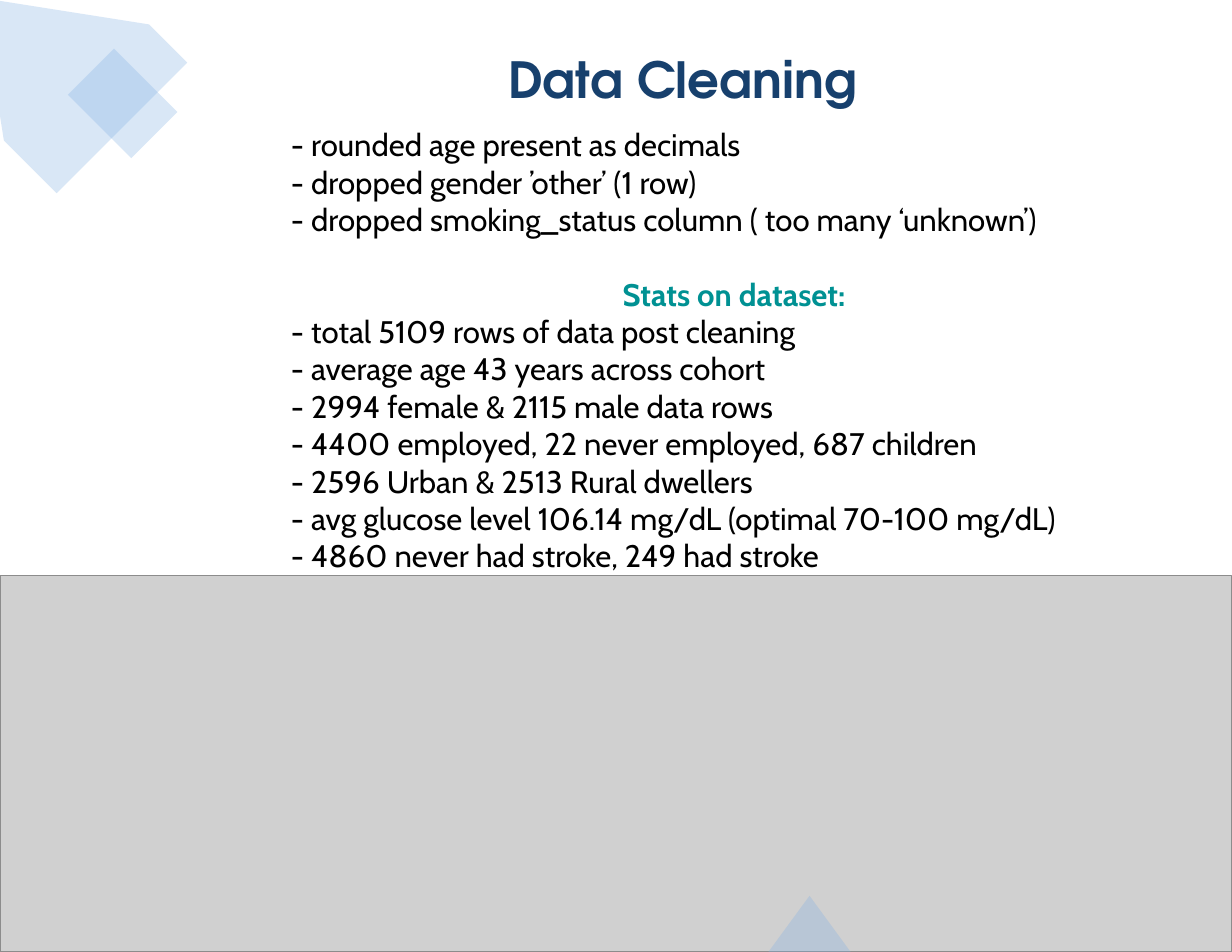
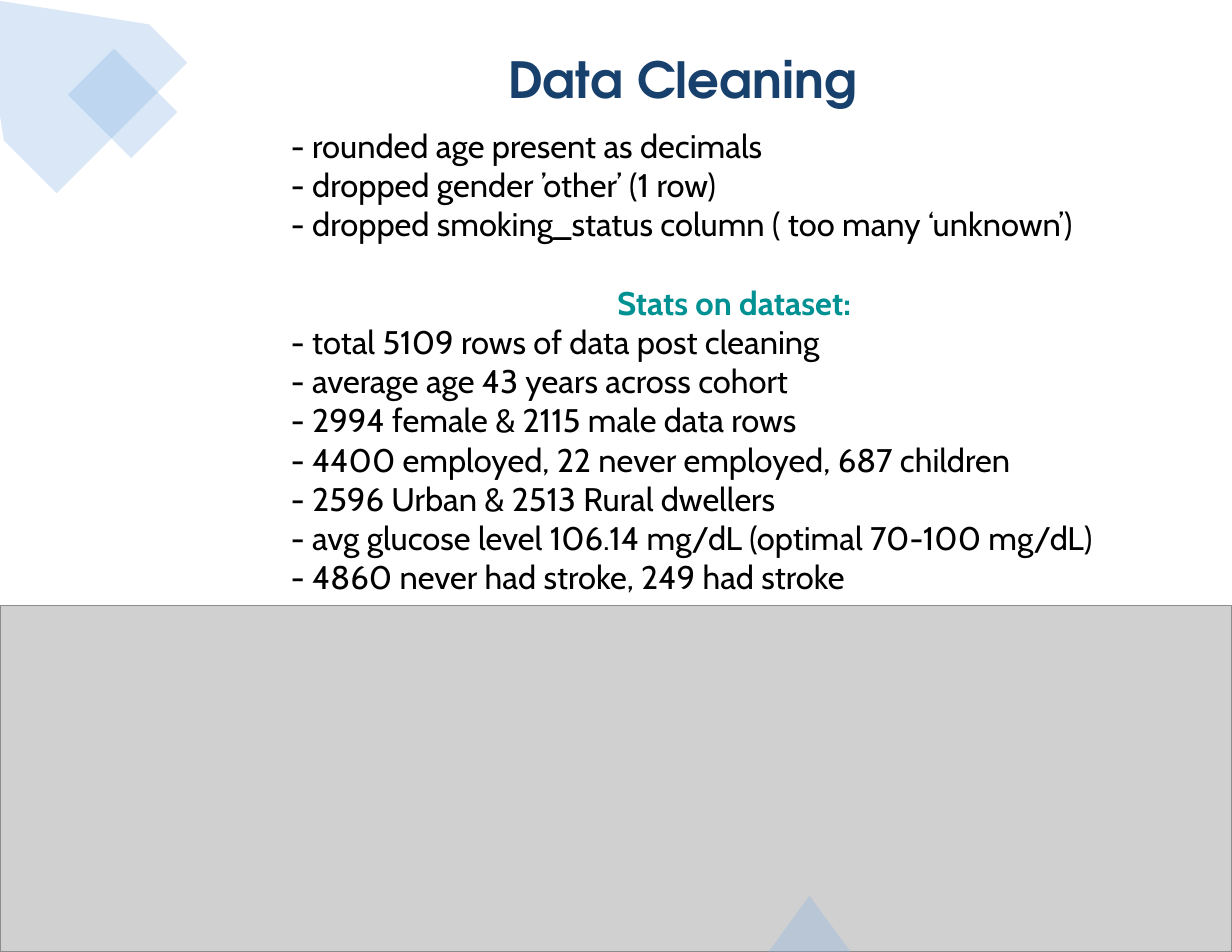
Before and after one commit to jojoalva/Stroke-Project-4, a slide deck: slide 4 of Presentation/Project4_presentation_draft.pptx. Drawn at 1232x952 pixels with LibreOffice and Linux fonts; fonts in the diff are those of the drawing; grey boxes stand for pictures. Boxes give left, top, right and bottom in pixels: in the first picture for what was removed or moved away, otherwise in the second. Text is boxed around its words. In the diff, an @@ line names an element or a change of style, - is before the commit and + after.

```diff
--- a/Presentation/Project4_presentation_draft.pptx
+++ b/Presentation/Project4_presentation_draft.pptx
@@ text "- rounded age present as ..." at [312, 133, 1092, 593]: size 20 to 21 pt @@
@@ picture: place and size @@
-picture at [0, 576, 1232, 952]
+picture at [0, 606, 1232, 952]
```
Also in this commit, not shown: 2 other slides changed, 2 slides added, 1 slide removed, 1 other file.
